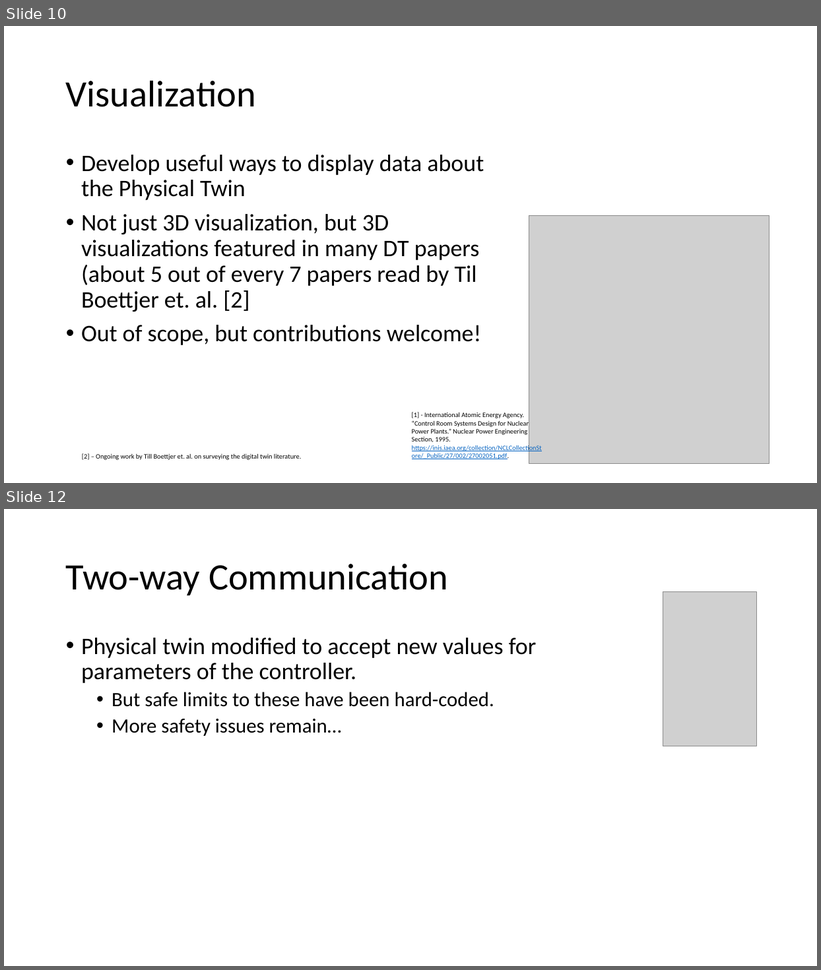
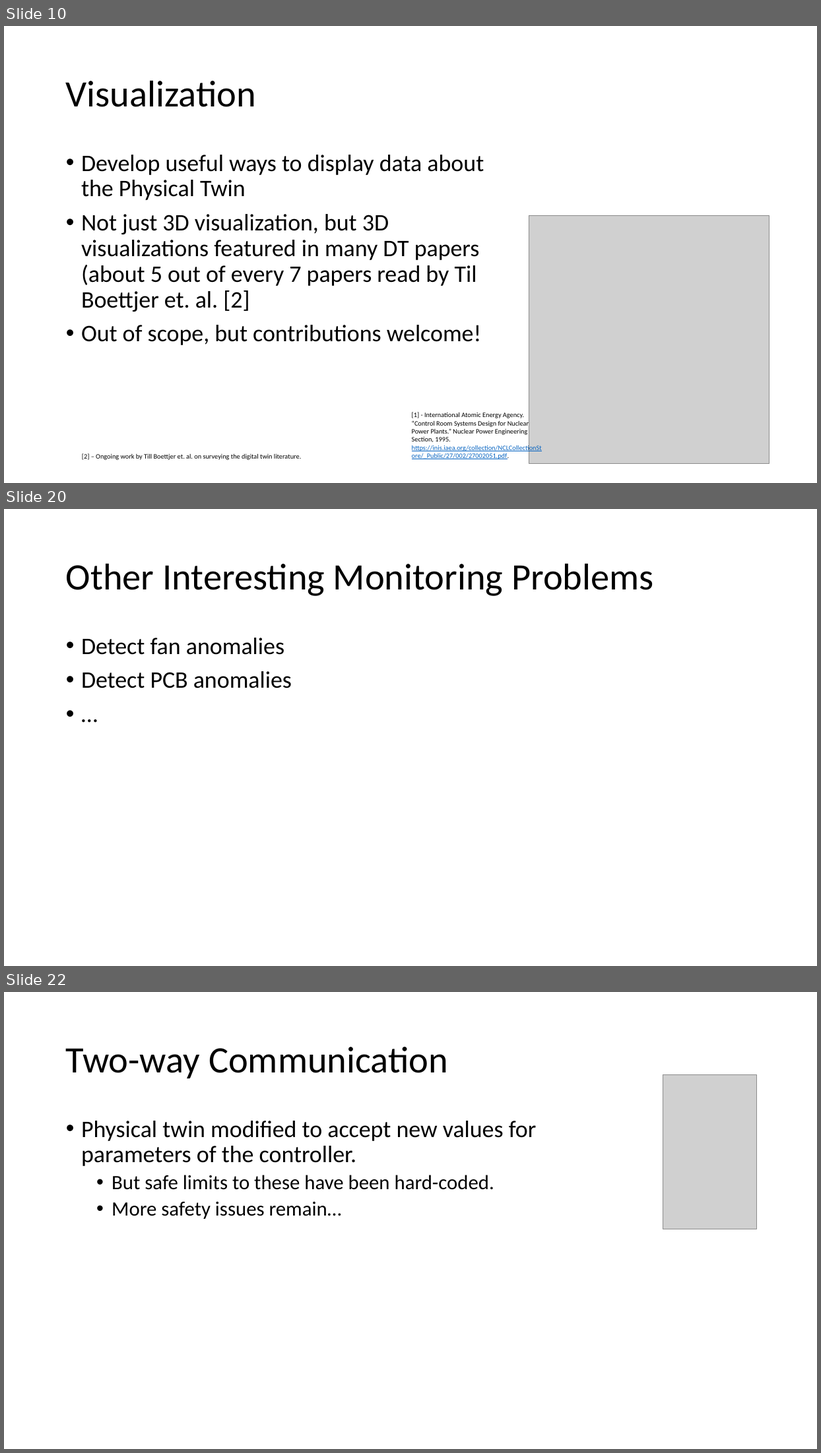
Before and after one commit to INTO-CPS-Association/example_digital-twin_incubator, a slide deck: notes/presentations/DigitLunch_17_December.pptx. Shown one above the other, each under a label of ours: slides 10 and 12 before the commit, slides 10, 20 and 22 after it; the slides between them are not shown. The pictures are 821x970 and 821x1453 pixels, drawn with LibreOffice and Linux fonts; fonts in the diff are those of the drawing; grey boxes stand for pictures. Boxes give left, top, right and bottom in pixels: in the first picture for what was removed or moved away, otherwise in the second. Text is boxed around its words. In the diff, an @@ line names an element or a change of style, - is before the commit and + after.

```diff
--- a/notes/presentations/DigitLunch_17_December.pptx
+++ b/notes/presentations/DigitLunch_17_December.pptx
@@ slide 20 added at (4, 509, 817, 966), background #FFFFFF @@
@@ title added at (66, 563, 653, 596), 44 pt, text #000000 @@
+Other Interesting Monitoring Problems
@@ text added at (81, 638, 292, 689), 28 pt, text #000000 @@
+• Detect fan anomalies
+• Detect PCB anomalies
+• …
@@ what was slide 12 is now slide 22 @@
```
Also in this commit, not shown: 3 slides changed, 11 other slides added, 2 other files.
